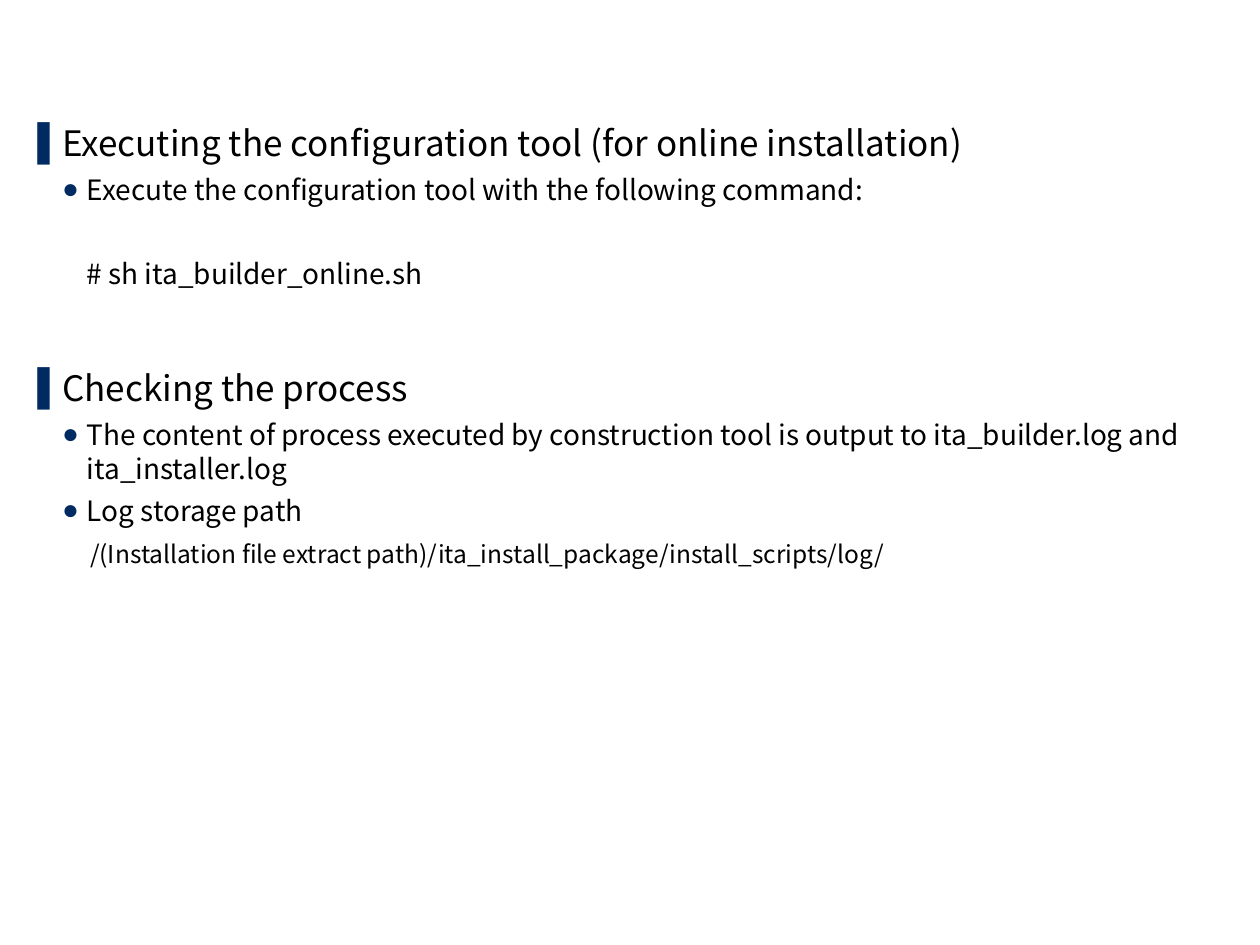
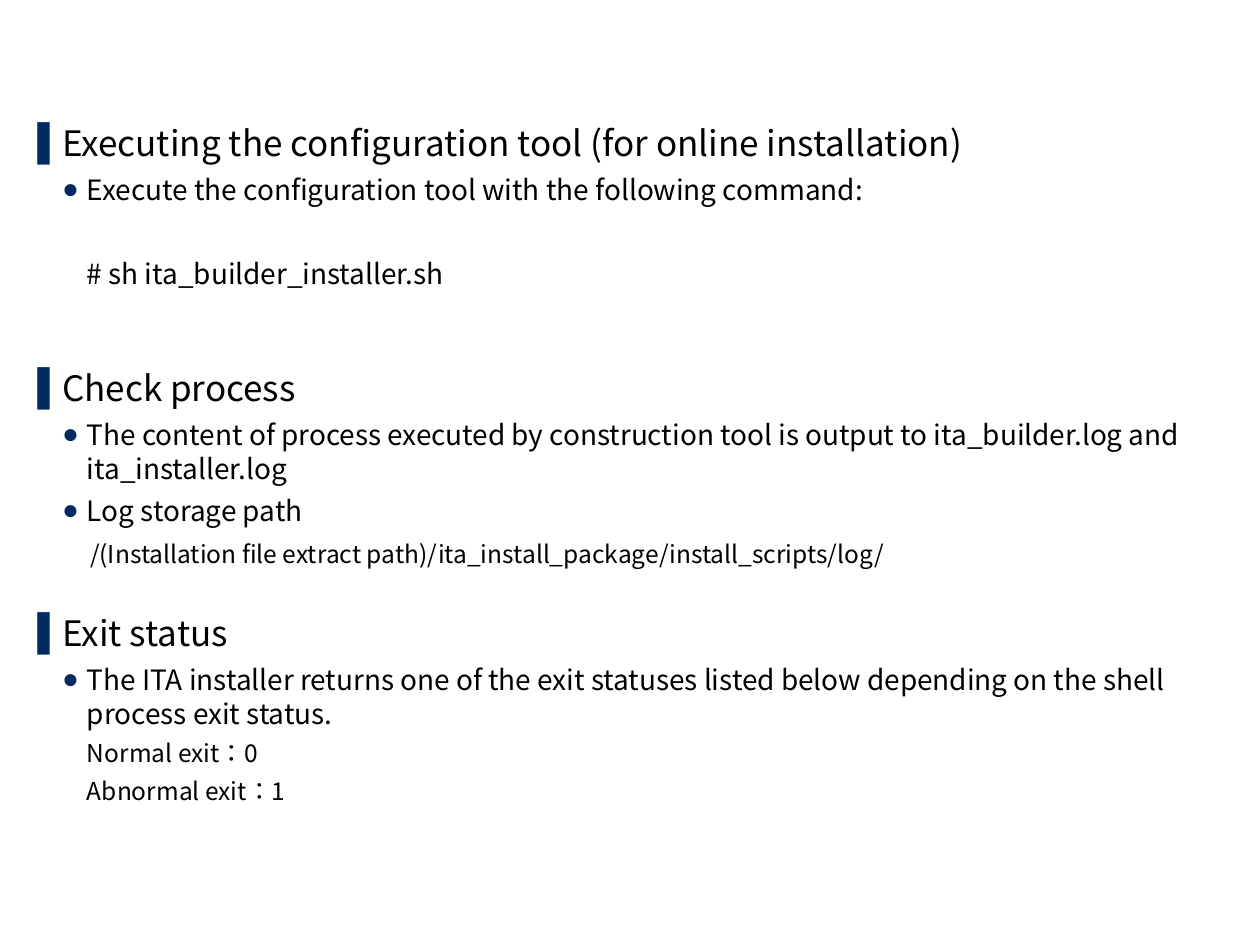
Before and after one commit to exastro-suite/it-automation-docs, a slide deck: slide 21 of asset/Learn/ITA-online-install_en.pptx (slide 18 before the commit). Drawn at 1260x945 pixels with LibreOffice and Linux fonts; fonts in the diff are those of the drawing; background and template pictures are left out. Boxes give left, top, right and bottom in pixels: in the first picture for what was removed or moved away, otherwise in the second. Text is boxed around its words. In the diff, an @@ line names an element or a change of style, - is before the commit and + after.

```diff
--- a/asset/Learn/ITA-online-install_en.pptx
+++ b/asset/Learn/ITA-online-install_en.pptx
@@ text at [62, 261, 444, 409]: text changed @@
-    # sh ita_builder_online.sh
-▌ Checking the process
+    # sh ita_builder_installer.sh
+▌ Check process
@@ text at [62, 619, 1164, 801]: paragraphs added @@
+  ▌ Exit status
+  ● The ITA installer returns one of the exit statuses listed below depending on the shell process exit status.
+    Normal exit：0
+    Abnormal exit：1
```
Also in this commit, not shown: 16 other slides changed, 8 slides added, 5 slides removed, 7 other files.
